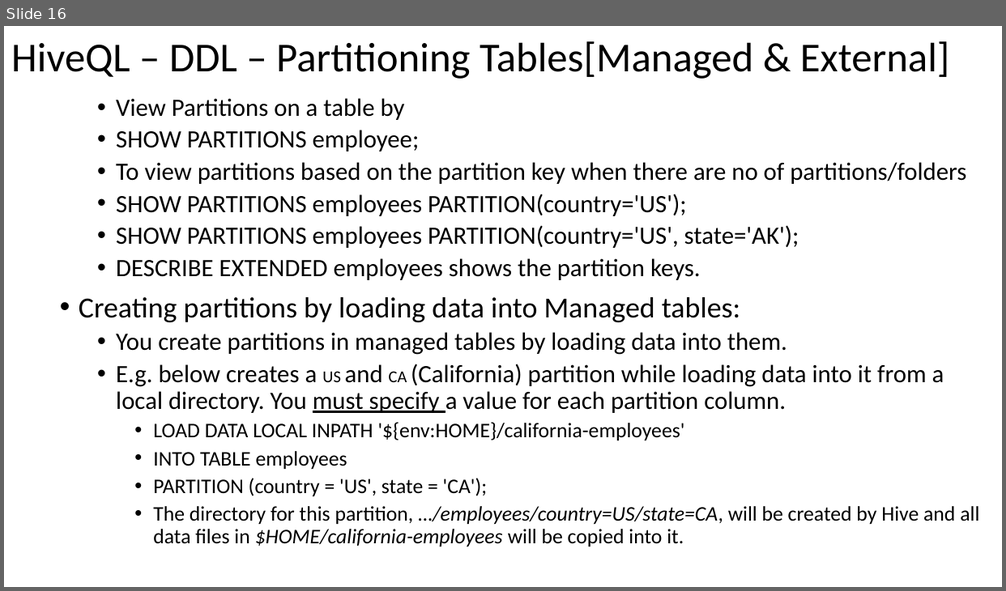
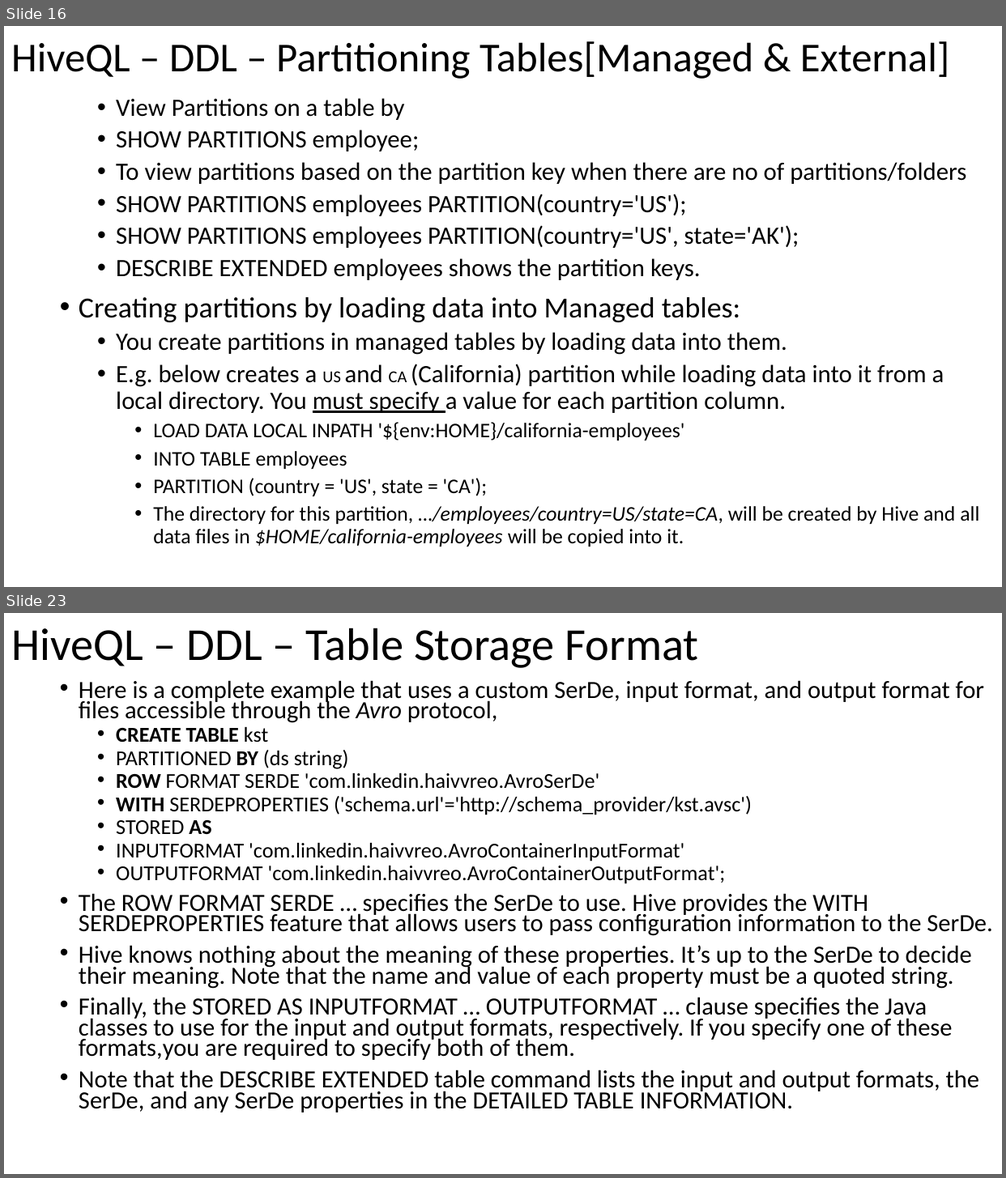
Before and after one commit to email2dorababu/SCALA_Reading, a slide deck: Hive_Def_Guide_mar_2016/Hive_programming_Hive_part3.pptx. Shown one above the other, each under a label of ours: slide 16 before the commit, slides 16 and 23 after it; the slides between them are not shown. The pictures are 1006x591 and 1006x1178 pixels, drawn with LibreOffice and Linux fonts; fonts in the diff are those of the drawing. Boxes give left, top, right and bottom in pixels: in the first picture for what was removed or moved away, otherwise in the second. Text is boxed around its words. In the diff, an @@ line names an element or a change of style, - is before the commit and + after.

```diff
--- a/Hive_Def_Guide_mar_2016/Hive_programming_Hive_part3.pptx
+++ b/Hive_Def_Guide_mar_2016/Hive_programming_Hive_part3.pptx
@@ slide 23 added at bbox=[4, 613, 1002, 1174], background #FFFFFF @@
@@ title added at bbox=[11, 628, 699, 668], 44 pt, text #000000 @@
+HiveQL – DDL – Table Storage Format
@@ text added at bbox=[79, 680, 992, 1113], 23.8 pt, text #000000 @@
+• Here is a complete example that uses a custom SerDe, input format, and output format for files accessible through the Avro protocol,
+  • CREATE TABLE kst
+  • PARTITIONED BY (ds string)
+  • ROW FORMAT SERDE 'com.linkedin.haivvreo.AvroSerDe'
+  • WITH SERDEPROPERTIES ('schema.url'='http://schema_provider/kst.avsc')
+  • STORED AS
+  • INPUTFORMAT 'com.linkedin.haivvreo.AvroContainerInputFormat'
+  • OUTPUTFORMAT 'com.linkedin.haivvreo.AvroContainerOutputFormat';
+• The ROW FORMAT SERDE … specifies the SerDe to use. Hive provides the WITH SERDEPROPERTIES feature that allows users to pass configuration information to the SerDe.
+• Hive knows nothing about the meaning of these properties. It’s up to the SerDe to decide their meaning. Note that the name and value of each property must be a quoted string.
+• Finally, the STORED AS INPUTFORMAT … OUTPUTFORMAT … clause specifies the Java classes to use for the input and output formats, respectively. If you specify one of these formats,you are required to specify both of them.
+• Note that the DESCRIBE EXTENDED table command lists the input and output formats, the SerDe, and any SerDe properties in the DETAILED TABLE INFORMATION.
```
Also in this commit, not shown: 1 slide changed, 11 other slides added, 1 other file.
